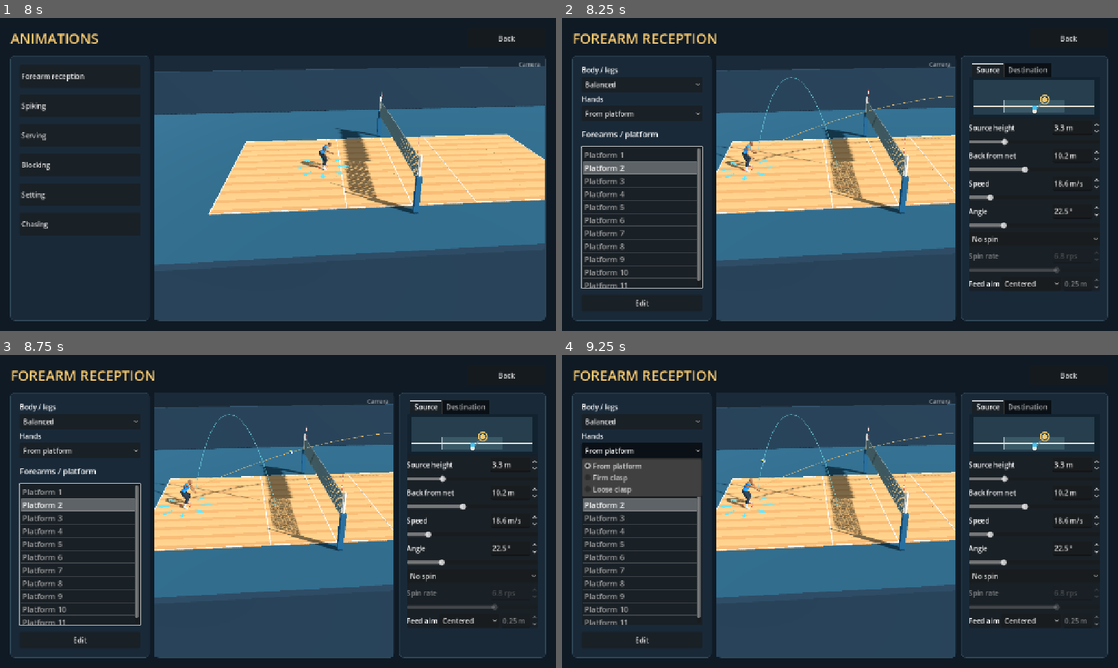
Above: before the commit, frames 1-4 (two rows, left to right).
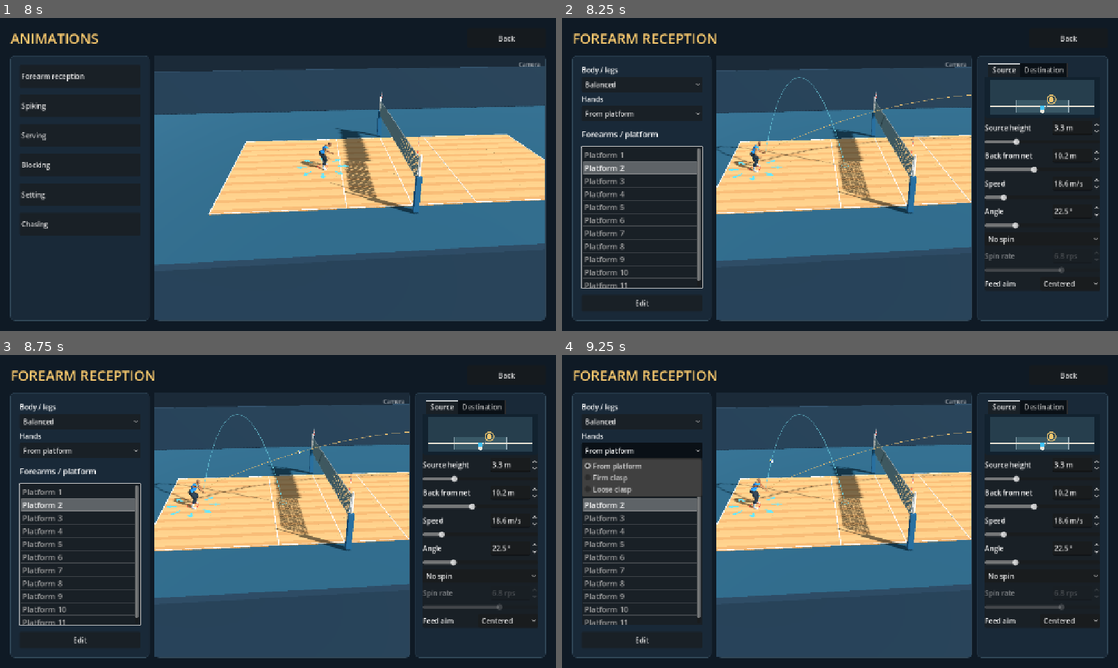
Above: after the commit, the same moments.

Repository: foreandr/volleyball
Game: Godot game, scene res://scenes/main.tscn
Same seed, same stepped clock (60 frames per second), same inputs: the game is played once before the commit and once after it.
Inputs:
- Up to frame 1 (8 s): click "Story" at 0.5 s; click "Back" at 1.25 s; click "Story" at 2 s; click "New" at 2.75 s; click "Back" at 3.5 s; click "New" at 4.25 s; click "Save" at 5 s; click "Back" at 5.75 s; click "Load" at 6.5 s; click "Player" at 7.25 s
- Up to frame 2 (8.25 s): click "Forearm reception" at 8 s
- Up to frame 3 (8.75 s): no input
- Up to frame 4 (9.25 s): click "From platform" at 8.75 s

Frame 1 is identical in both runs. In frame 2, 8.3% of the frame differs, in the area x 27-97%, y 12-97%; in frame 3, 8.3%; in frame 4, 8.3%.

Commit message:
Land selected feeds on the court arrows

Diff:
--- a/scripts/animation_ball_preview.gd
+++ b/scripts/animation_ball_preview.gd
@@ -33,9 +33,7 @@
 var incoming_net := {}
 var outgoing_net := {}
 var missed := false
-var touch_elapsed := 0.0
 var aim_point := Vector3.ZERO
-var flight_origin := Vector3.ZERO
 var net_audio: AudioStreamPlayer
 var net_contact_count := 0
 var has_last_time := false
@@ -170,12 +168,8 @@
 		var wrist: Vector3 = rig.global_transform*pose(rig.find_bone("hand_"+side),time,cache).origin
 		elbows.append(elbow)
 		wrists.append(wrist)
-	var arm_radius := 0.032*rig.global_basis.get_scale().y
-	var hit := Contact.surface(elbows,wrists,arm_radius)
-	hit.elbows = elbows
-	hit.wrists = wrists
-	hit.clearance = RADIUS+arm_radius
-	return hit
+	return Contact.surface(elbows,wrists,0.032*rig.global_basis.get_scale().y)
+
 
 func recalculate() -> void:
 	recovery.clear()
@@ -187,32 +181,13 @@
 	var before := platform(maxf(0,contact_time-1.0/60))
 	var after := platform(minf(clip.length,contact_time+1.0/60))
 	surface_velocity = (after.surface-before.surface)/(2.0/60)
-	var feed := Flight.feed(impact_point,actor.get_meta("feed_settings",{}))
-	var offset: Vector2 = actor.get_meta("feed_offset",Vector2.ZERO)
-	var shift := actor.global_basis.orthonormalized()*Vector3(offset.x,0,offset.y)
-	aim_point = impact_point+shift
-	feed.start += shift
-	touch_elapsed = 0.0
-	flight_origin = aim_point
-	missed = false
-	if not offset.is_zero_approx():
-		missed = true
-		for sample in range(-24,25):
-			var elapsed := sample/240.0
-			var time := contact_time+elapsed
-			if time < 0.0 or time > clip.length: continue
-			var point := Flight.position(feed,aim_point,elapsed)
-			var platform_hit := platform(time)
-			for side in range(2):
-				var nearest := Geometry3D.get_closest_point_to_segment(point,platform_hit.elbows[side],platform_hit.wrists[side])
-				if point.distance_to(nearest) <= float(platform_hit.clearance)+0.004 and point.y > nearest.y:
-					missed = false
-					break
-			if not missed:
-				touch_elapsed = elapsed
-				flight_origin = point
-				hit = platform_hit
-				break
+	var arrows = actor.get_node_or_null("DirectionArrows")
+	missed = arrows != null and arrows.selected != 0
+	aim_point = impact_point
+	if missed:
+		aim_point = arrows.landing_target()
+		aim_point.y = Flight.FLOOR
+	var feed := Flight.feed(aim_point,actor.get_meta("feed_settings",{}))
 	feed_info = feed
 	incoming = feed.incoming
 	feed_duration = feed.duration
@@ -221,12 +196,11 @@
 	source_ball.show()
 	source_ground.global_position = Vector3(feed.start.x,0.065,feed.start.z)
 	source_ground.show()
-	var arrival: Vector3 = incoming+feed.acceleration*touch_elapsed
-	outgoing = arrival if missed else Contact.rebound(arrival,surface_velocity,hit.normal,float(clip.get_meta("reception_restitution",0.55)))
-	flight_duration = touch_elapsed+Flight.landing_time(flight_origin,outgoing)
-	incoming_net = Net.first_hit(func(time): return Flight.position(feed_info,aim_point,time),-feed_duration,touch_elapsed)
+	outgoing = Vector3.ZERO if missed else Contact.rebound(incoming,surface_velocity,surface_normal,float(clip.get_meta("reception_restitution",0.55)))
+	flight_duration = 0.0 if missed else Flight.landing_time(aim_point,outgoing)
+	incoming_net = Net.first_hit(func(time): return Flight.position(feed_info,aim_point,time),-feed_duration,0.0)
 	outgoing_net = {}
-	if incoming_net.is_empty(): outgoing_net = Net.first_hit(flight_position,touch_elapsed,flight_duration)
+	if not missed and incoming_net.is_empty(): outgoing_net = Net.first_hit(flight_position,0.0,flight_duration)
 	feed_valid = feed.start.y>=Flight.FLOOR and incoming_net.is_empty()
 	feed_info.valid = feed_valid
 	update_guide()
@@ -250,13 +224,13 @@
 		var age := clampf(elapsed-float(recovery.time),0,float(recovery.end_time)-float(recovery.time))
 		return recovery.point+recovery.velocity*age+Vector3.DOWN*4.905*age*age
 	if not incoming_net.is_empty() and elapsed>=incoming_net.time: return Net.after_hit(incoming_net,elapsed)
-	if elapsed<touch_elapsed: return Flight.position(feed_info,aim_point,elapsed)
+	if elapsed<0.0: return Flight.position(feed_info,aim_point,elapsed)
 	if not outgoing_net.is_empty() and elapsed>=outgoing_net.time: return Net.after_hit(outgoing_net,elapsed)
 	return flight_position(elapsed)
 
 func flight_position(elapsed: float) -> Vector3:
-	var age := clampf(elapsed-touch_elapsed,0,flight_duration-touch_elapsed)
-	return flight_origin+outgoing*age+Vector3.DOWN*4.905*age*age
+	var age := clampf(elapsed,0,flight_duration)
+	return aim_point+outgoing*age+Vector3.DOWN*4.905*age*age
 
 func recovery_state(time: float) -> Dictionary:
 	var elapsed := time-contact_time
@@ -288,16 +262,16 @@
 	if not is_instance_valid(guide): return
 	var path := ImmediateMesh.new()
 	for incoming_path in [true,false]:
-		if not incoming_path and not incoming_net.is_empty(): continue
-		var first := -feed_duration if incoming_path else touch_elapsed
-		var last := touch_elapsed if incoming_path else flight_duration
+		if not incoming_path and (missed or not incoming_net.is_empty()): continue
+		var first := -feed_duration if incoming_path else 0.0
+		var last := 0.0 if incoming_path else flight_duration
 		if incoming_path and not incoming_net.is_empty(): last = incoming_net.end_time
 		if not incoming_path and not outgoing_net.is_empty(): last = outgoing_net.end_time
 		if not recovery.is_empty():
 			if not incoming_path or not incoming_net.is_empty(): last = recovery_net.end_time if not recovery_net.is_empty() else recovery.end_time
 		path.surface_begin(Mesh.PRIMITIVE_LINE_STRIP)
 		var blocked: bool = not incoming_net.is_empty() if incoming_path else not outgoing_net.is_empty()
-		path.surface_set_color(Color("df776d") if blocked else (Color("e5bd72") if incoming_path or missed else Color("70d5e5")))
+		path.surface_set_color(Color("df776d") if blocked else (Color("e5bd72") if incoming_path else Color("70d5e5")))
 		for index in range(121):
 			var time := lerpf(first,last,float(index)/120)
 			path.surface_add_vertex(position_at(time))
@@ -318,8 +292,7 @@
 		var angle := TAU*index/32.0
 		path.surface_add_vertex(Vector3(landing.x+cos(angle)*0.2,0.055,landing.z+sin(angle)*0.2))
 	path.surface_end()
-	var reach: Vector2 = actor.get_meta("feed_offset",Vector2.ZERO)
-	if not reach.is_zero_approx():
+	if missed:
 		path.surface_begin(Mesh.PRIMITIVE_LINE_STRIP)
 		path.surface_set_color(Color("ff4848"))
 		for index in range(33):
@@ -343,7 +316,7 @@
 	global_position = position_at(elapsed)
 	show()
 	ball.visible = elapsed>=-feed_duration and time<=cycle_end()
-	var squeeze := maxf(0,1.0-absf(elapsed-touch_elapsed)/0.035) if incoming_net.is_empty() and not missed else 0.0
+	var squeeze := maxf(0,1.0-absf(elapsed)/0.035) if incoming_net.is_empty() and not missed else 0.0
 	var net_hit: Dictionary = incoming_net if not incoming_net.is_empty() else outgoing_net
 	if not recovery_net.is_empty() and elapsed>=recovery_net.time: net_hit = recovery_net
 	if is_instance_valid(dynamic_net): dynamic_net.sample(net_hit,elapsed)
@@ -357,7 +330,7 @@
 		rotation_time = minf(feed_duration,float(net_hit.time)+feed_duration)+maxf(0,minf(elapsed,float(net_hit.end_time))-float(net_hit.time))*0.25
 	ball.global_basis = Basis(Quaternion(axis,rotation_time*float(feed_info.get("spin_rate",0)))) if axis.length_squared()>0.1 else Basis.IDENTITY
 	ball.scale = Vector3(1.0+0.04*squeeze+0.04*net_squeeze,1.0-0.07*squeeze,1.0+0.04*squeeze-0.12*net_squeeze)
-	if audible and incoming_net.is_empty() and not missed and crossed(time,contact_time+touch_elapsed):
+	if audible and incoming_net.is_empty() and not missed and crossed(time,contact_time):
 		audio.play()
 		contact_count += 1
 		contacted.emit()
--- a/scripts/pass_angle_control.gd
+++ b/scripts/pass_angle_control.gd
@@ -17,7 +17,6 @@
 var spin_rate_field: SpinBox
 var float_field: SpinBox
 var reach_picker: OptionButton
-var reach_distance: SpinBox
 var source_pad: Control
 var height_field: SpinBox
 var back_field: SpinBox
@@ -83,17 +82,7 @@
 	for direction in RECEIVE_DIRECTIONS: reach_picker.add_item(direction)
 	reach_picker.select(clampi(StorySession.receive_direction,0,RECEIVE_DIRECTIONS.size()-1))
 	reach_row.add_child(reach_picker)
-	reach_distance = SpinBox.new()
-	reach_distance.min_value = 0.05
-	reach_distance.max_value = 1.50
-	reach_distance.step = 0.05
-	reach_distance.suffix = "m"
-	reach_distance.value = StorySession.receive_distance
-	reach_distance.tooltip_text = "Offset from the centered ball path"
-	reach_distance.editable = reach_picker.selected != 0
-	reach_row.add_child(reach_distance)
 	reach_picker.item_selected.connect(select_feed_aim)
-	reach_distance.value_changed.connect(func(_value): feed_aim_changed.emit())
 	build_host = destination_panel
 	destination_pad = preload("res://scripts/ball_source_pad.gd").new()
 	destination_pad.mode = "destination"
@@ -120,7 +109,6 @@
 
 func select_feed_aim(index: int) -> void:
 	reach_picker.select(index)
-	reach_distance.editable = index != 0
 	feed_aim_changed.emit()
 
 func begin_placement() -> void:
@@ -223,11 +211,8 @@
 
 func apply_feed_aim(player: Node3D) -> void:
 	StorySession.receive_direction = reach_picker.selected
-	StorySession.receive_distance = reach_distance.value
-	var heading := (reach_picker.selected-1)*TAU/8.0
-	var reach := Vector2(-sin(heading),cos(heading))*reach_distance.value if reach_picker.selected > 0 else Vector2.ZERO
-	player.set_meta("feed_offset",reach)
 	player.get_node("DirectionArrows").select_direction(reach_picker.selected)
+
 
 func _process(_delta: float) -> void:
 	source_pad.set_positions(StorySession.feed_spot,StorySession.pass_start,StorySession.pass_destination)
--- a/scripts/player_direction_arrows.gd
+++ b/scripts/player_direction_arrows.gd
@@ -1,5 +1,6 @@
 extends MeshInstance3D
 
+const LANDING_RADIUS := 1.18
 var selected := 0
 
 func _ready() -> void:
@@ -17,8 +18,11 @@
 	if point.length() <= 0.32: return 0
 	for index in range(1,9):
 		var forward := direction(index)
-		if point.distance_to(Vector2(forward.x,forward.z)*1.18) <= 0.34: return index
+		if point.distance_to(Vector2(forward.x,forward.z)*LANDING_RADIUS) <= 0.34: return index
 	return -1
+
+func landing_target() -> Vector3:
+	return to_global(direction(selected)*LANDING_RADIUS)
 
 func direction(index: int) -> Vector3:
 	var angle := (index-1)*TAU/8.0
@@ -36,7 +40,7 @@
 		var forward := direction(index)
 		var side := Vector3(forward.z,0,-forward.x)
 		var tail := forward*0.86+Vector3.UP*0.025
-		var neck := forward*1.18+Vector3.UP*0.025
+		var neck := forward*LANDING_RADIUS+Vector3.UP*0.025
 		var tip := forward*1.52+Vector3.UP*0.025
 		for point in [tail-side*0.055,tail+side*0.055,neck+side*0.055,tail-side*0.055,neck+side*0.055,neck-side*0.055,neck-side*0.18,neck+side*0.18,tip]:
 			surface.surface_add_vertex(point)
--- a/scripts/story_animations.gd
+++ b/scripts/story_animations.gd
@@ -244,9 +244,9 @@
 	sync_ball_results(angle_control.requested)
 
 func sync_ball_results(value: float) -> void:
-	if not Vector2(preview_player.get_meta("feed_offset",Vector2.ZERO)).is_zero_approx():
+	if ball_preview.missed:
 		angle_control.actual_label.visible = true
-		angle_control.actual_label.text = "Off-center feed missed" if ball_preview.missed else "Off-center feed reached the platform"
+		angle_control.actual_label.text = "Feed aimed at the selected arrow"
 		return
 	angle_control.sync_feed(ball_preview.feed_info)
 	angle_control.sync_output(ball_preview)
--- a/scripts/story_session.gd
+++ b/scripts/story_session.gd
@@ -96,7 +96,6 @@
 var feed_fit := "angle"
 
 var receive_direction := 0
-var receive_distance := 0.25
 var ball_tab := 0
 var pass_destination := Vector2(0.026413498,1.5744464)
 var pass_apex := 4.9
@@ -112,7 +111,7 @@
 }
 var preview_hash := 0
 var preview_path := "user://preview_setup.cfg"
-const PREVIEW_FIELDS := ["pass_start","pass_distance","pass_ …(113 unchanged characters)… height","feed_fit","receive_direction","receive_distance","ball_tab","pass_destination","pass_apex","destination_fit","preview_camera"]
+const PREVIEW_FIELDS := ["pass_start","pass_distance","pass_ …(113 unchanged characters)… height","feed_fit","receive_direction","ball_tab","pass_destination","pass_apex","destination_fit","preview_camera"]
 
 func _ready() -> void:
 	AudioServer.set_bus_mute(AudioServer.get_bus_index("Master"),true)
